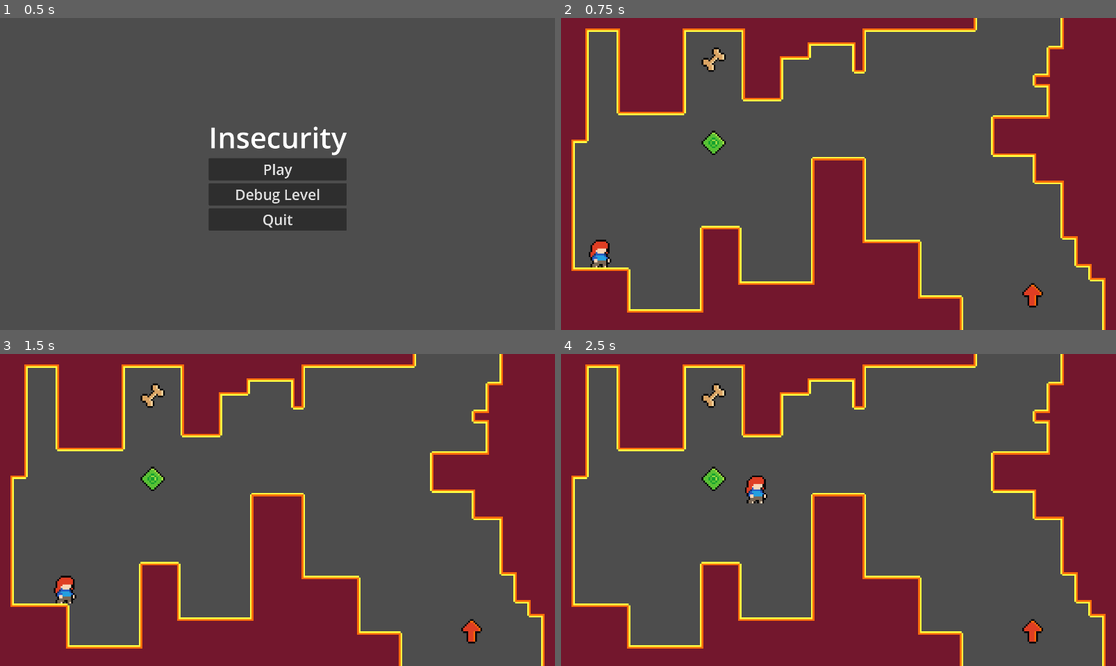
Above: before the commit, frames 1-4 (two rows, left to right).
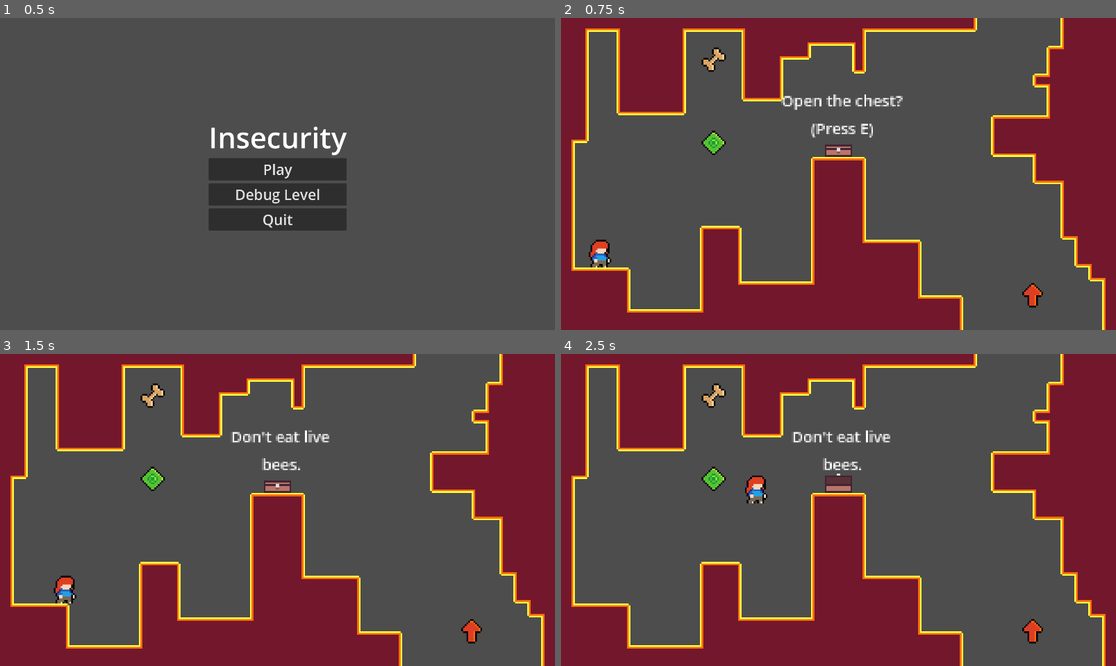
Above: after the commit, the same moments.

Repository: Arkcorner/Insecurity
Game: Godot game, scene res://UI/main_menu.tscn
The game is run twice, just before and just after one commit, with the same random seed, the same clock (stepped at 60 frames per second) and the same inputs.
Inputs (mouse positions are in pixels of both pictures, inside the frame that each line leads up to):
- Up to frame 1 (0.5 s): no input
- Up to frame 2 (0.75 s): click "Play" at 0.5 s
- Up to frame 3 (1.5 s): tap E (interact, bound only after the commit) at 1.25, 1.35 s; move the mouse to (399, 494) at 1.27 s; hold Right (ui_right) from 1.28 s (still down); click (399, 494) at 1.42 s
- Up to frame 4 (2.5 s): keep holding Right (ui_right); tap Enter (ui_accept) at 1.52, 2.27 s; move the mouse to (727, 525) at 2.02 s; tap Ctrl (crouch) at 2.1 s; tap E (interact, bound only after the commit) at 2.3 s

Frame 1 is identical in both runs. In frame 2, 0.8% of the frame differs, in the area x 39-62%, y 24-45%; in frame 3, 0.6%; in frame 4, 0.7%.

Commit message:
Chest File
Iz chest.  Need to figure out the instructions.

Diff:
--- a/project.godot
+++ b/project.godot
@@ -112,6 +112,11 @@
 "events": [Object(InputEventKey,"resource_local_to_scene":false,"resource_name":"","device":-1,"window_id":0,"alt_press …(182 unchanged characters)…
 ]
 }
+interact={
+"deadzone": 0.5,
+"events": [Object(InputEventKey,"resource_local_to_scene":false,"resource_name":"","device":-1,"window_id":0,"alt_pressed":false,"shift_pressed":false,"ctrl_pressed":false,"meta_pressed":false,"pressed":false,"keycode":0,"physical_keycode":69,"key_label":0,"unicode":101,"echo":false,"script":null)
+]
+}
 
 [rendering]
 
--- /dev/null
+++ b/scenes/chest.tscn
@@ -0,0 +1,67 @@
+[gd_scene load_steps=7 format=3 uid="uid://cc0ljtrtu65lm"]
+
+[ext_resource type="Texture2D" uid="uid://1l1sxfuumkp1" path="res://assets/Chest_closed.png" id="1_kl02w"]
+[ext_resource type="Script" path="res://scripts/chest.gd" id="1_wfl4g"]
+[ext_resource type="Texture2D" uid="uid://tuo1ke8jbjtk" path="res://assets/Chest_open.png" id="2_huo35"]
+
+[sub_resource type="SpriteFrames" id="SpriteFrames_4wm32"]
+animations = [{
+"frames": [{
+"duration": 1.0,
+"texture": ExtResource("1_kl02w")
+}],
+"loop": true,
+"name": &"closed",
+"speed": 5.0
+}, {
+"frames": [{
+"duration": 1.0,
+"texture": ExtResource("2_huo35")
+}],
+"loop": true,
+"name": &"open",
+"speed": 5.0
+}]
+
+[sub_resource type="RectangleShape2D" id="RectangleShape2D_gsjv7"]
+size = Vector2(33.5, 17)
+
+[sub_resource type="LabelSettings" id="LabelSettings_tegi2"]
+font_size = 9
+
+[node name="Chest" type="Area2D"]
+position = Vector2(0, -8)
+script = ExtResource("1_wfl4g")
+
+[node name="AnimatedSprite2D" type="AnimatedSprite2D" parent="."]
+texture_filter = 1
+sprite_frames = SubResource("SpriteFrames_4wm32")
+animation = &"closed"
+
+[node name="CollisionShape2D" type="CollisionShape2D" parent="."]
+shape = SubResource("RectangleShape2D_gsjv7")
+
+[node name="Label_Chest_Open" type="Label" parent="."]
+texture_filter = 1
+offset_left = -33.0
+offset_top = -31.0
+offset_right = 38.0
+offset_bottom = 1.0
+text = "Open the chest?
+(Press E)"
+label_settings = SubResource("LabelSettings_tegi2")
+horizontal_alignment = 1
+
+[node name="Label_Insecurity_Advice" type="Label" parent="."]
+texture_filter = 1
+offset_left = -33.0
+offset_top = -31.0
+offset_right = 38.0
+offset_bottom = 1.0
+text = "Don't eat live
+bees."
+label_settings = SubResource("LabelSettings_tegi2")
+horizontal_alignment = 1
+
+[connection signal="body_entered" from="." to="." method="_on_body_entered"]
+[connection signal="body_exited" from="." to="." method="_on_body_exited"]
--- a/scenes/world.tscn
+++ b/scenes/world.tscn
@@ -9,6 +9,7 @@
 [ext_resource type="PackedScene" uid="uid://dk0b20a4ol8tb" path="res://scenes/plank_pickup.tscn" id="7_s272a"]
 [ext_resource type="Texture2D" uid="uid://1sdul3lk8qps" path="res://assets/Tiles/TileGrate001.png" id="8_g5o4d"]
 [ext_resource type="Texture2D" uid="uid://doyyqldssk4tk" path="res://assets/Tiles/TilemapPreset001.png" id="9_xolut"]
+[ext_resource type="PackedScene" uid="uid://cc0ljtrtu65lm" path="res://scenes/chest.tscn" id="11_7025k"]
 [ext_resource type="Texture2D" uid="uid://cvomhqq0v1xgm" path="res://assets/Tiles/TilemapObjects.png" id="12_wvhm1"]
 
 [sub_resource type="QuadMesh" id="QuadMesh_xbqku"]
@@ -1505,3 +1506,6 @@
 tile_set = SubResource("TileSet_almkk")
 format = 2
 layer_0/tile_data = PackedInt32Array(65534, 1, 22, 65535, 65537, 22, 0, 65537, 22, 1, 131073, 22, -65531, 196609, 3, 5, …(19261 unchanged characters)…
+
+[node name="Chest" parent="." instance=ExtResource("11_7025k")]
+position = Vector2(-6196, 322)
--- a/scripts/Global.gd
+++ b/scripts/Global.gd
@@ -2,6 +2,7 @@
 
 extends Node
 
+var advice_array = [0]
 var double_jump_charged = false
 var dash_is_charged = false
 var time_running = true
--- /dev/null
+++ b/scripts/chest.gd
@@ -0,0 +1,48 @@
+extends Area2D
+
+@onready var animation = $AnimatedSprite2D
+@onready var can_interact = false
+@onready var open = false
+@onready var has_been_opened = false
+
+# Called when the node enters the scene tree for the first time.
+func _ready():
+	$Label_Chest_Open.visible = false
+	$Label_Insecurity_Advice.visible = false
+
+
+# Called every frame. 'delta' is the elapsed time since the previous frame.
+func _process(delta):
+	if open == false:
+		animation.play("closed")
+	elif open == true:
+		animation.play("open")
+	if can_interact == true:
+		if Input.is_action_just_pressed("interact") && open == false:
+			open = true
+			if has_been_opened == false:
+				has_been_opened = true
+				$Label_Chest_Open.visible = false
+				$Label_Insecurity_Advice.visible = true
+				Global.advice_array.append($Label_Insecurity_Advice.text)
+
+		elif Input.is_action_just_pressed("interact") && open == true:
+			open = false
+
+
+func _on_body_entered(body):
+	if has_been_opened == false:
+		$Label_Chest_Open.visible = true
+	elif has_been_opened == true:
+		$Label_Insecurity_Advice.visible = true
+
+	can_interact = true
+
+
+
+func _on_body_exited(body):
+	if has_been_opened == false:
+		$Label_Chest_Open.visible = false
+	elif has_been_opened == true:
+		$Label_Insecurity_Advice.visible = false
+	can_interact = false
Binary file added: assets/Chest_closed.png
Not shown, added: assets/Chest_closed.png.import
Binary file added: assets/Chest_open.png
Not shown, added: assets/Chest_open.png.import
Not shown: 1 places in scenes/world.tscn that only renumber resources
